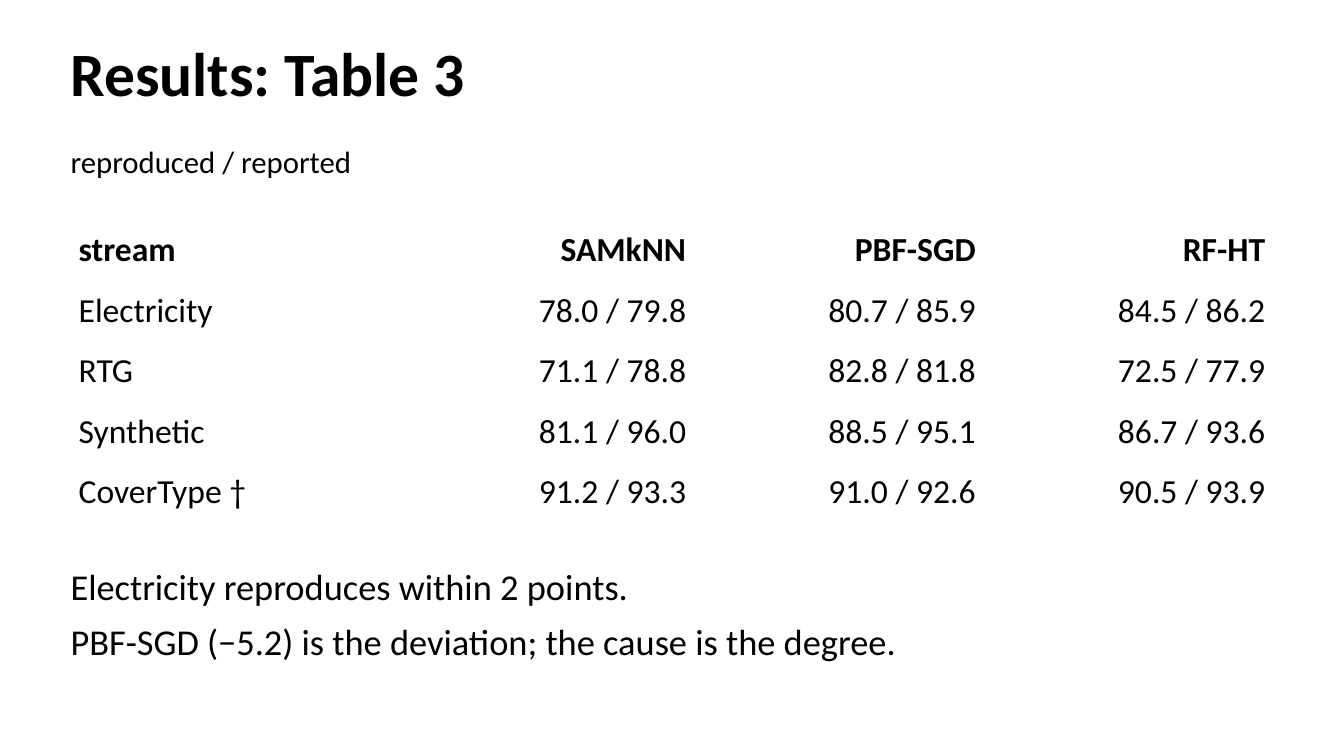
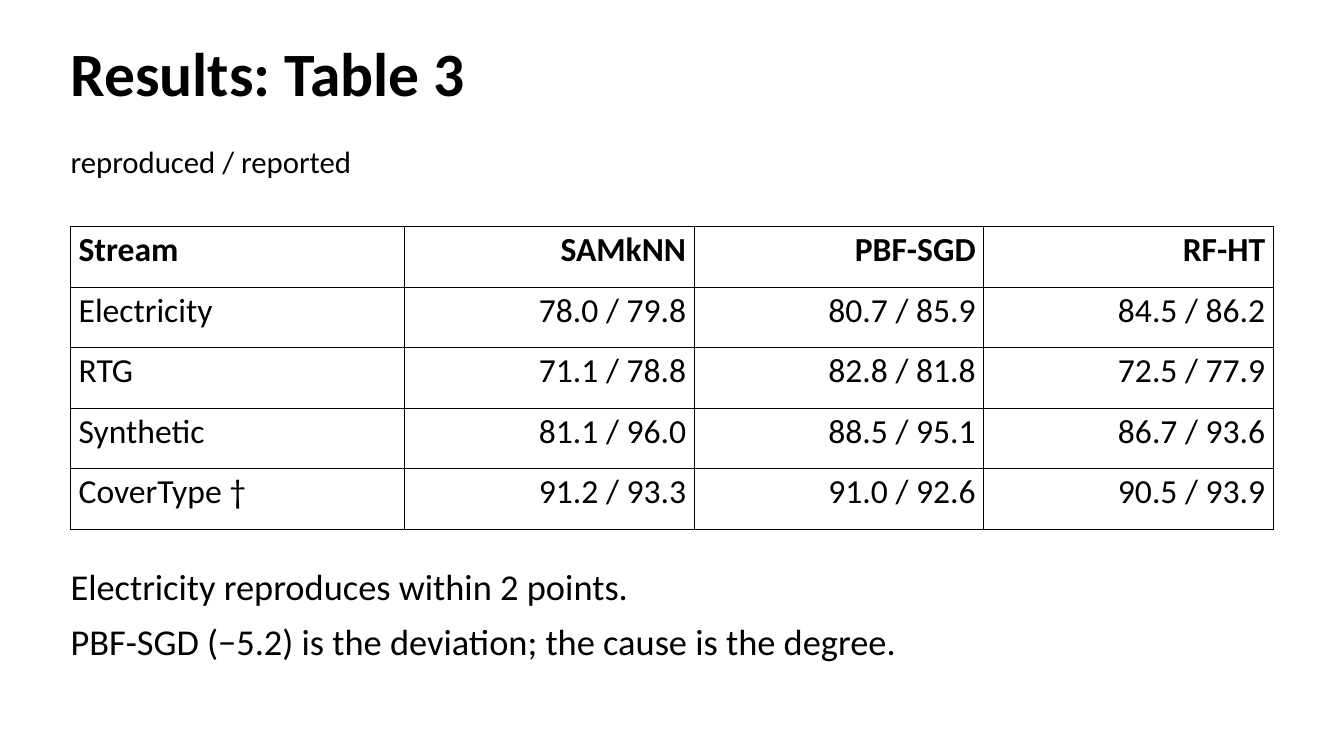
Before and after one commit to phuong0111/time-series-research, a slide deck: slide 17 of data-drift/seminar.pptx. Drawn at 1344x756 pixels with LibreOffice and Linux fonts; fonts in the diff are those of the drawing. Boxes give left, top, right and bottom in pixels: in the first picture for what was removed or moved away, otherwise in the second. Text is boxed around its words. In the diff, an @@ line names an element or a change of style, - is before the commit and + after.

```diff
--- a/data-drift/seminar.pptx
+++ b/data-drift/seminar.pptx
@@ table at (x1=71, y1=227, x2=1272, y2=529) @@
-row 1, column 1: stream
+row 1, column 1: Stream
@@ borders changed @@
```
Also in this commit, not shown: 15 other slides changed, 1 other file.
